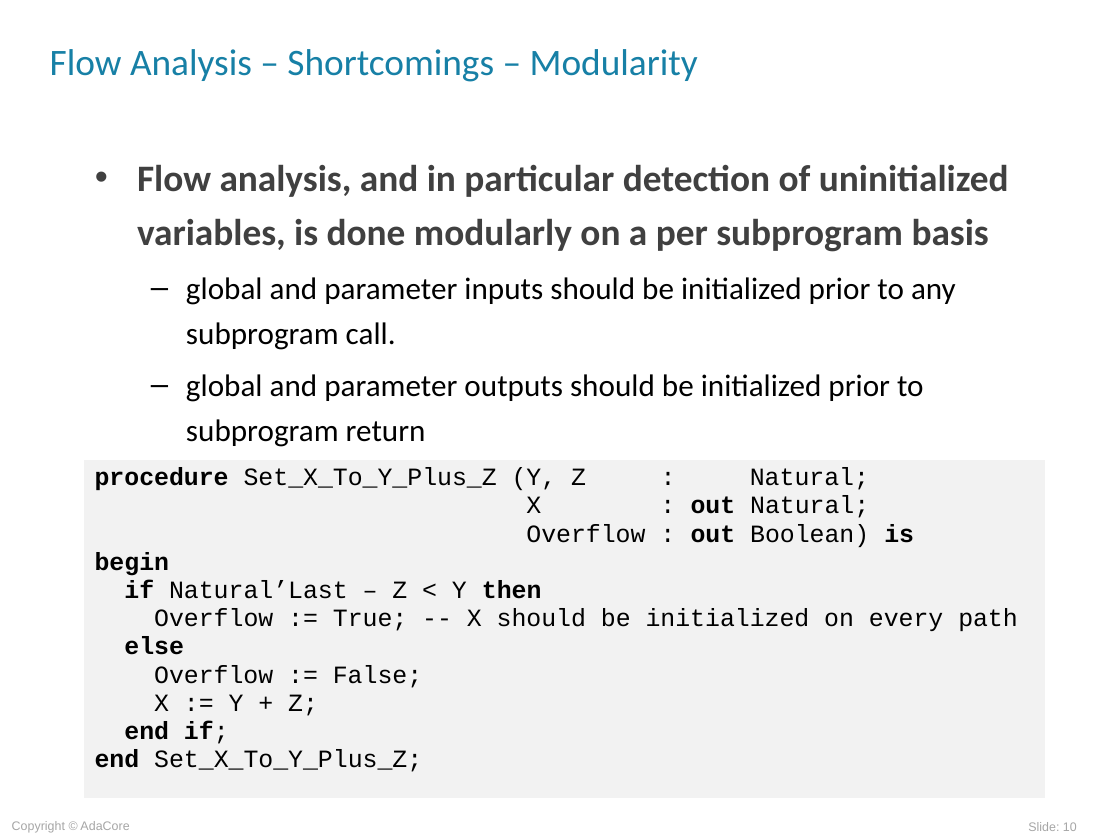
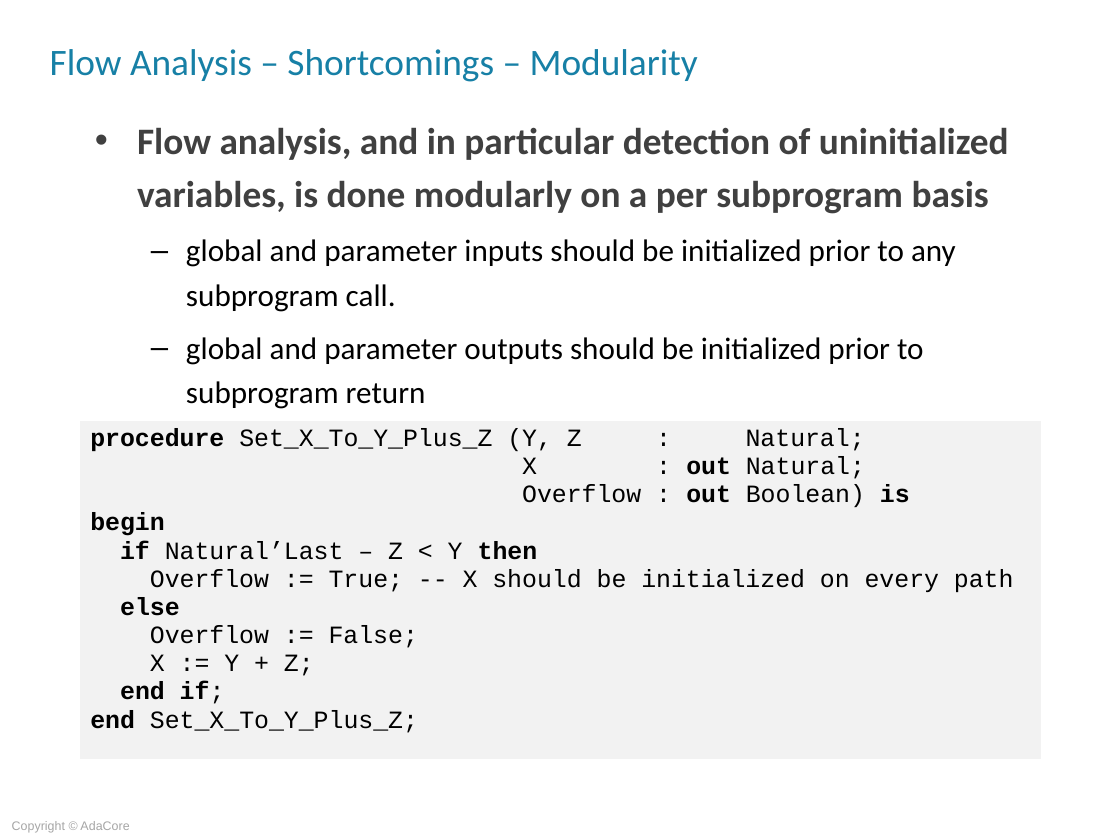
Before and after one commit to AdaCoreU/Courses, a slide deck: slide 10 of lectures/06_SPARK_2014/02_Flow_Analysis/Slides/02_Flow_Analysis.ppt. Drawn at 1120x840 pixels with LibreOffice and Linux fonts; fonts in the diff are those of the drawing; background and template pictures are left out. Boxes give left, top, right and bottom in pixels: in the first picture for what was removed or moved away, otherwise in the second. Text is boxed around its words. In the diff, an @@ line names an element or a change of style, - is before the commit and + after.

Commit message:
Initial commit of SPARK 02_Flow_Analysis (quiz is complete but no audio yet)

```diff
--- a/lectures/06_SPARK_2014/02_Flow_Analysis/Slides/02_Flow_Analysis.ppt
+++ b/lectures/06_SPARK_2014/02_Flow_Analysis/Slides/02_Flow_Analysis.ppt
@@ text "Flow analysis, and in particular ...": place and size @@
-text "Flow analysis, and in particular ..." at (137,164,1009,447)
+text "Flow analysis, and in particular ..." at (137,127,1009,409)
@@ table: place and size @@
-table at (83,459,1045,799)
+table at (80,420,1042,759)
@@ page number removed at (1028,822,1077,831) @@
-Slide: 10
```
Also in this commit, not shown: 33 other slides changed, 2 slides added, 2 slides removed, 1 other file.
